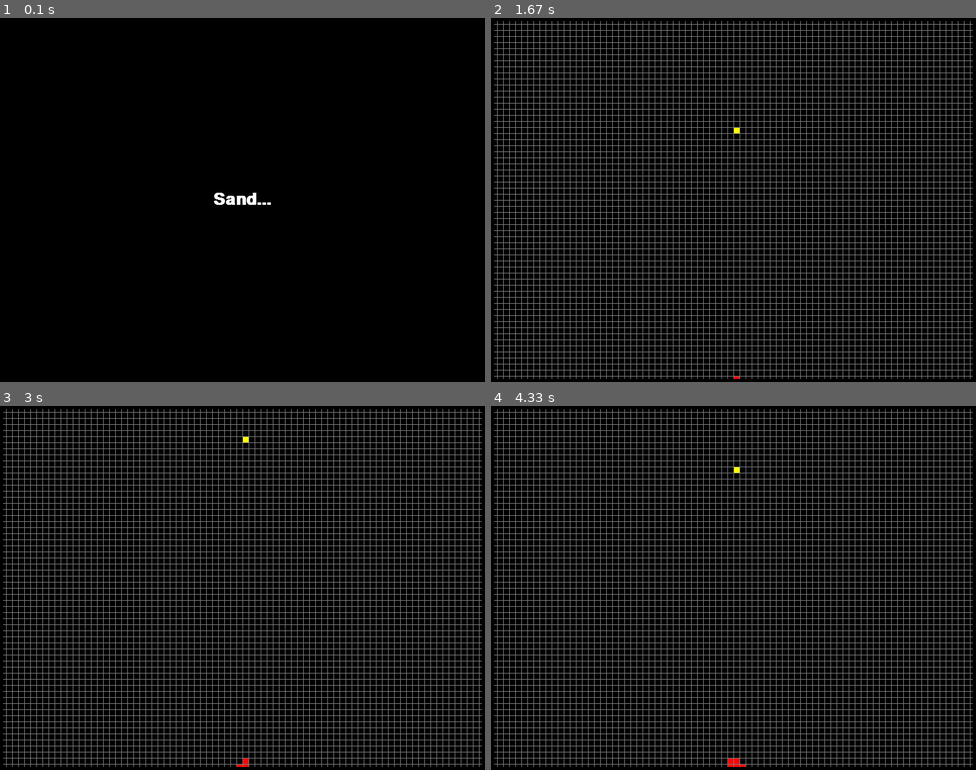
Above: before the commit, frames 1-4 (two rows, left to right).
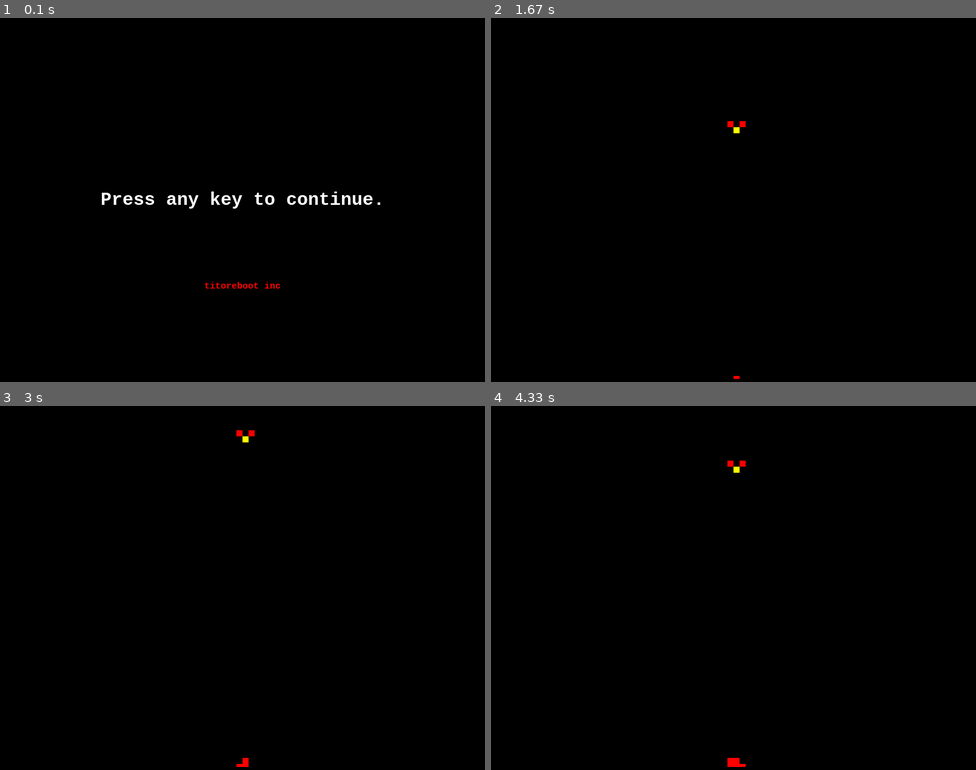
Above: after the commit, the same moments.

Repository: torresnelson/pygame
Game: pygame game, started from src/sandsimulator.py
Two runs of this game, one before a commit and one after it. Both use one fixed random seed, a clock stepped at 60 frames per second and the inputs below.
Inputs:
- Up to frame 1 (0.1 s): no input
- Up to frame 2 (1.67 s): hold Right 0.33-0.8 s; hold Right 0.83-1.3 s; hold Left from 1.33 s (still down)
- Up to frame 3 (3 s): release Left at 1.87 s; hold Space 1.9-2.2 s; hold Down 1.9-2.2 s; hold Down 2.23-2.53 s; hold Left 2.57-2.97 s
- Up to frame 4 (4.33 s): hold Right 3-3.63 s; hold Down 3.67-4.03 s; hold Left from 4.07 s (still down); tap Space at 4.13 s

The runs differ from the first frame. In frame 1, 0.9% of the frame differs, in the area x 21-79%, y 47-75%; in frame 2, 18%, in the area x 0-100%, y 0-100%; in frame 3, 18%; in frame 4, 18%.

Commit message:
minor changes in the grid and the representation of the sand grain, now call piece

Diff:
--- a/src/sandsimulator.py
+++ b/src/sandsimulator.py
@@ -4,17 +4,20 @@
 # GLOBALS VARS
 s_width = 800
 s_height = 600
-play_width = 800  # meaning 600 // 20 = 20 width per block
-play_height = 600  # meaning 300 // 10 = 30 height per block
+
+play_width = 800
+play_height = 600
+
 block_size = 10
+
 rows = 600 // 10
 columns = 800 // 10
 
-top_left_x = (s_width - play_width)
-top_left_y = (s_height - play_height)
-
-# SAND GRAIN FORMAT
-sand = ['0']
+top_left_x = 0
+top_left_y = 0
+
+# SAND piece FORMAT
+piece = ['0']
 
 sand_color = (255, 255, 0)
 black = (0,0,0)
@@ -25,7 +28,7 @@
     def __init__(self, column, row):
         self.x = column
         self.y = row
-        self.grain = sand
+        self.piece = piece
         self.color = sand_color
 
 def create_grid(locked_positions={}):
@@ -40,7 +43,7 @@
 
 def convert_sand_format(sand):
     positions = []
-    format = sand.grain
+    format = sand.piece
 
     for i, line in enumerate(format):
         row = list(line)
@@ -76,17 +79,23 @@
     return False
 
 
-def get_grain():
+def get_piece():
     return Piece(columns//2, 0)
 
 pygame.font.init()
 
+def draw_text_middle_button(text, size, color, surface):
+    font = pygame.font.SysFont('monospace', size, bold=True)
+    label = font.render(text, 1, color)
+
+    surface.blit(label, (top_left_x + play_width/2 - (label.get_width() / 2), top_left_y + (3 * play_height)/4 - label.get_height()))
+
+
 def draw_text_middle(text, size, color, surface):
-    font = pygame.font.SysFont('comicsans', size, bold=True)
+    font = pygame.font.SysFont('monospace', size, bold=True)
     label = font.render(text, 1, color)
 
     surface.blit(label, (top_left_x + play_width/2 - (label.get_width() / 2), top_left_y + play_height/2 - label.get_height()/2))
-
 
 def draw_grid(surface, row, col):
     sx = top_left_x
@@ -104,7 +113,7 @@
             pygame.draw.rect(surface, grid[i][j], (top_left_x + j* block_size, top_left_y + i * block_size, block_size, block_size), 0)
 
     # draw grid and border
-    draw_grid(surface, rows, columns)
+    #draw_grid(surface, rows, columns)
     pygame.draw.rect(surface, black, (top_left_x, top_left_y, play_width, play_height), 5)
 
 def main():
@@ -113,10 +122,10 @@
     locked_positions = {}  # (x,y):(255,0,0)
     grid = create_grid(locked_positions)
 
-    change_grain = False
+    change_piece = False
     run = True
-    current_grain = get_grain()
-    next_grain = get_grain()
+    current_piece = get_piece()
+    next_piece = get_piece()
     clock = pygame.time.Clock()
     fall_time = 0
 
@@ -128,15 +137,13 @@
         clock.tick()
 
         # PIECE FALLING CODE
-        # TODO: add grain's falling logic
+        # TODO: add piece's falling logic
         if fall_time >= fall_speed:
             fall_time = 0
-            current_grain.y += 1
-            # if (valid_space(current_grain, grid)):
-
-            if not (valid_space(current_grain, grid)) and current_grain.y > 0:
-                current_grain.y -= 1
-                change_grain = True
+            current_piece.y += 1
+            if not (valid_space(current_piece, grid)) and current_piece.y > 0:
+                current_piece.y -= 1
+                change_piece = True
 
         for event in pygame.event.get():
             if event.type == pygame.QUIT:
@@ -145,45 +152,47 @@
                 quit()
 
             if event.type == pygame.KEYDOWN:
+
                 if event.key == pygame.K_LEFT:
-                    current_grain.x -= 1
-                    if not valid_space(current_grain, grid):
-                        current_grain.x += 1
+                    current_piece.x -= 1
+                    if not valid_space(current_piece, grid):
+                        current_piece.x += 1
 
                 elif event.key == pygame.K_RIGHT:
-                    current_grain.x += 1
-                    if not valid_space(current_grain, grid):
-                        current_grain.x -= 1
+                    current_piece.x += 1
+                    if not valid_space(current_piece, grid):
+                        current_piece.x -= 1
 
                 if event.key == pygame.K_DOWN:
-                    # move grain down
-                    current_grain.y += 1
-                    if not valid_space(current_grain, grid):
-                        current_grain.y -= 1
+                    # move piece down
+                    current_piece.y += 1
+                    if not valid_space(current_piece, grid):
+                        current_piece.y -= 1
 
                 if event.key == pygame.K_SPACE:
-                   while valid_space(current_grain, grid):
-                       current_grain.y += 1
-                   current_grain.y -= 1
-                   print(convert_sand_format(current_grain))  # todo fix
-
-        grain_pos = convert_sand_format(current_grain)
+                   while valid_space(current_piece, grid):
+                       current_piece.y += 1
+                   current_piece.y -= 1
+
+        piece_pos = convert_sand_format(current_piece)
 
         # add piece to the grid for drawing
-        for i in range(len(grain_pos)):
-            x, y = grain_pos[i]
+        for i in range(len(piece_pos)):
+            x, y = piece_pos[i]
             if y > -1:
-                grid[y][x] = current_grain.color
-
-
-        # IF PIECE HIT GROUND or another sand grain
-        if change_grain:
-            for pos in grain_pos:
+                grid[y][x] = current_piece.color
+                grid[y-1][x+1] = red
+                grid[y-1][x-1] = red
+
+        # IF PIECE HIT GROUND or another sand piece???
+        if change_piece:
+            print(convert_sand_format(current_piece))  # todo fix
+            for pos in piece_pos:
                 p = (pos[0], pos[1])
-                locked_positions[p] = red #current_grain.color
-            current_grain = next_grain
-            next_grain = get_grain()
-            change_grain = False
+                locked_positions[p] = red #current_piece.color
+            current_piece = next_piece
+            next_piece = get_piece()
+            change_piece = False
 
         draw_window(win)
 
@@ -200,8 +209,9 @@
 def main_menu():
     run = True
     while run:
-        win.fill((0,0,0))
-        draw_text_middle('Sand...', 40, (255, 255, 255), win)
+        win.fill(black)
+        draw_text_middle('Press any key to continue.', 30, white, win)
+        draw_text_middle_button('titoreboot inc', 15, red, win)
         pygame.display.update()
         for event in pygame.event.get():
             if event.type == pygame.QUIT:
